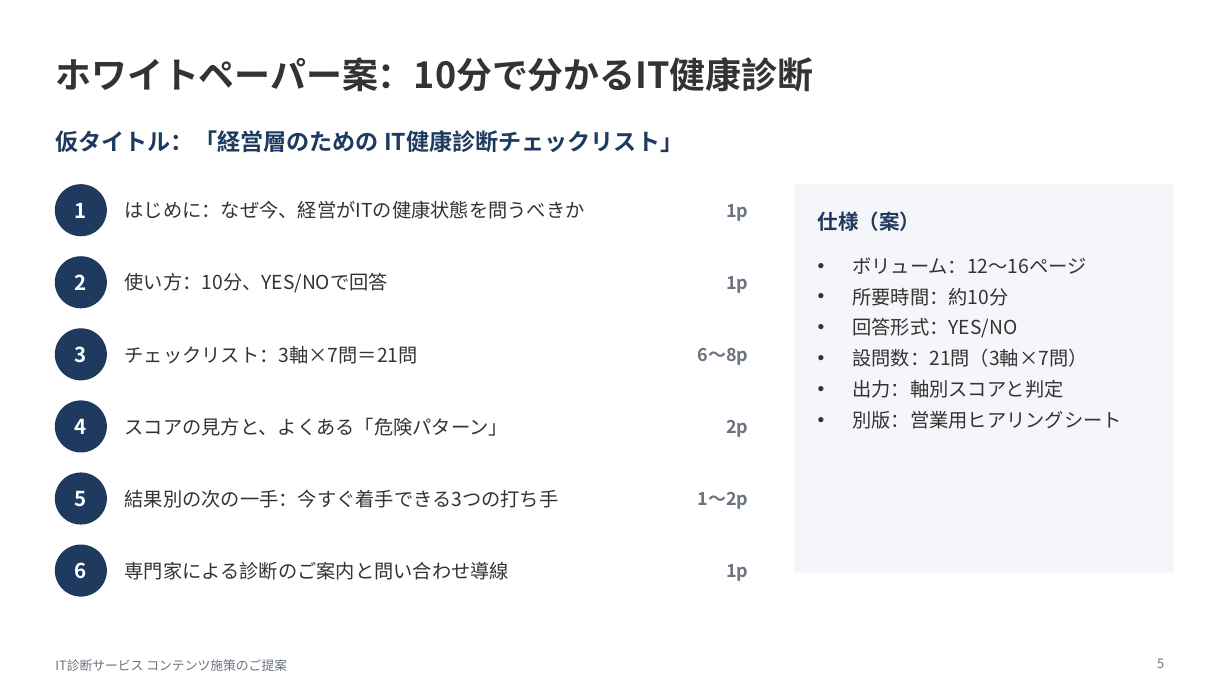
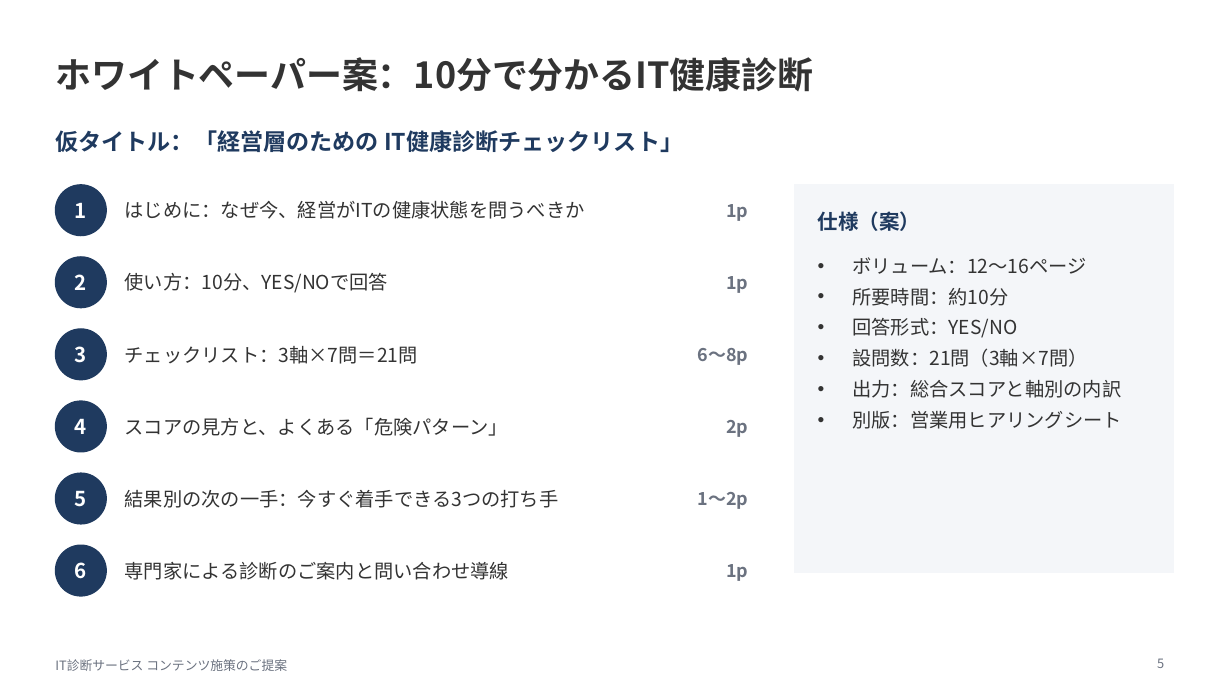
Before and after one commit to yozeki-sss/report, a slide deck: slide 5 of dbj_it_shindan_proposal.pptx. Drawn at 1232x693 pixels with LibreOffice and Linux fonts; fonts in the diff are those of the drawing. Boxes give left, top, right and bottom in pixels: in the first picture for what was removed or moved away, otherwise in the second. Text is boxed around its words. In the diff, an @@ line names an element or a change of style, - is before the commit and + after.

```diff
--- a/dbj_it_shindan_proposal.pptx
+++ b/dbj_it_shindan_proposal.pptx
@@ text at box(852, 380, 1121, 398): text changed @@
-• 出力：軸別スコアと判定
+• 出力：総合スコアと軸別の内訳
```
Also in this commit, not shown: 3 other slides changed, 1 other file.
